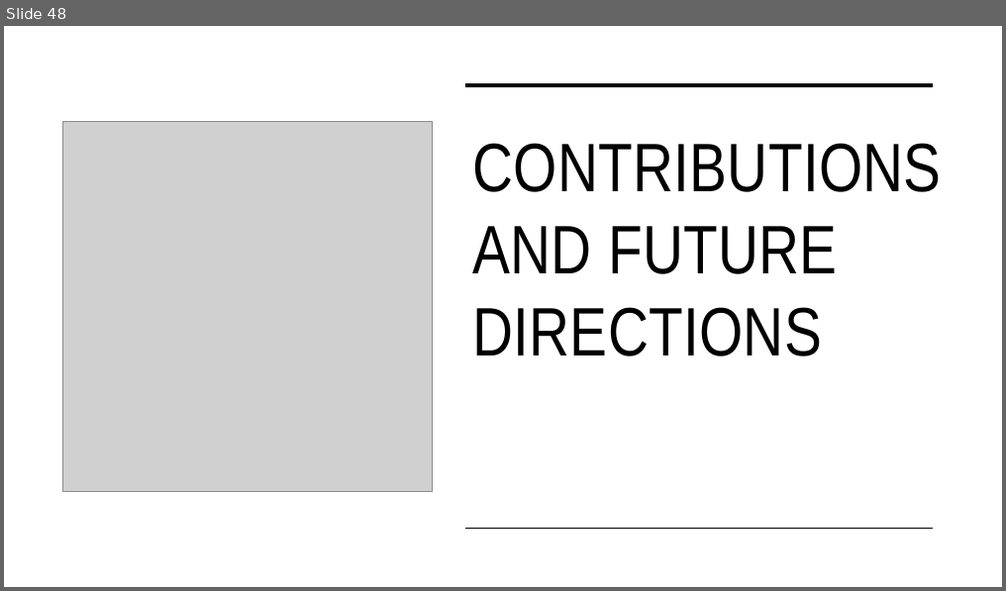
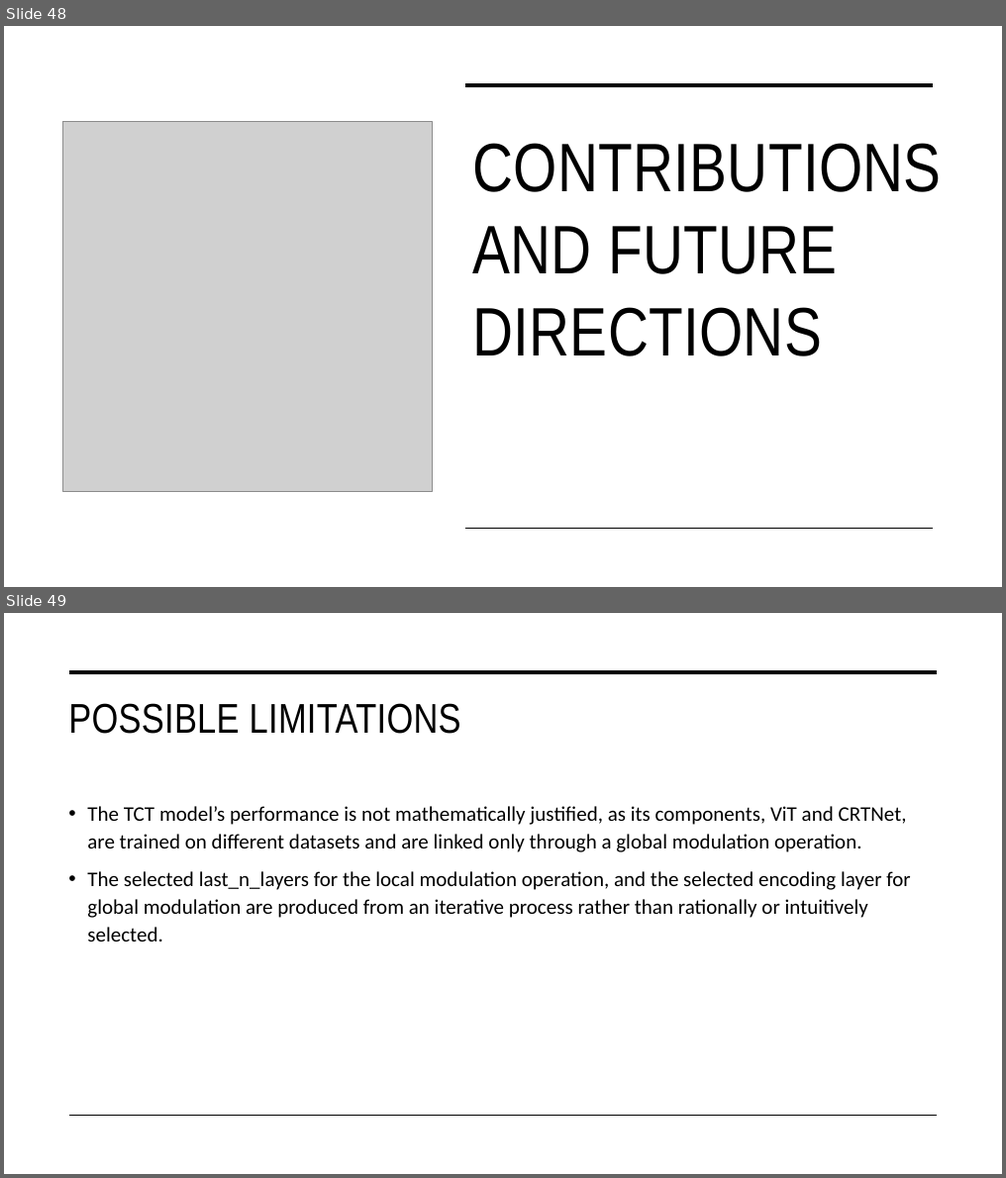
Before and after one commit to tuanisworkingonsomeprojects/TCT-visual-search, a slide deck: Presentation/FYP_NguyenTuan_Presentation.pptx. Shown one above the other, each under a label of ours: slide 48 before the commit, slides 48 and 49 after it. The pictures are 1006x591 and 1006x1178 pixels, drawn with LibreOffice and Linux fonts; fonts in the diff are those of the drawing; grey boxes stand for pictures. Boxes give left, top, right and bottom in pixels: in the first picture for what was removed or moved away, otherwise in the second. Text is boxed around its words. In the diff, an @@ line names an element or a change of style, - is before the commit and + after.

```diff
--- a/Presentation/FYP_NguyenTuan_Presentation.pptx
+++ b/Presentation/FYP_NguyenTuan_Presentation.pptx
@@ slide 49 added at box(4, 613, 1002, 1174), background #FFFFFF @@
@@ line added from (70, 672) to (937, 672), #000000 3.5 pt @@
@@ title added at box(68, 703, 461, 734), 40 pt, text #000000 @@
+POSSIBLE LIMITATIONS
@@ text added at box(87, 806, 910, 942), 20 pt, text #000000 @@
+• The TCT model’s performance is not mathematically justified, as its components, ViT and CRTNet, are trained on different datasets and are linked only through a global modulation operation.
+• The selected last_n_layers for the local modulation operation, and the selected encoding layer for global modulation are produced from an iterative process rather than rationally or intuitively selected.
@@ line added from (70, 1116) to (937, 1116), #000000 1 pt @@
```
Also in this commit, not shown: 1 slide changed, 1 slide removed.
